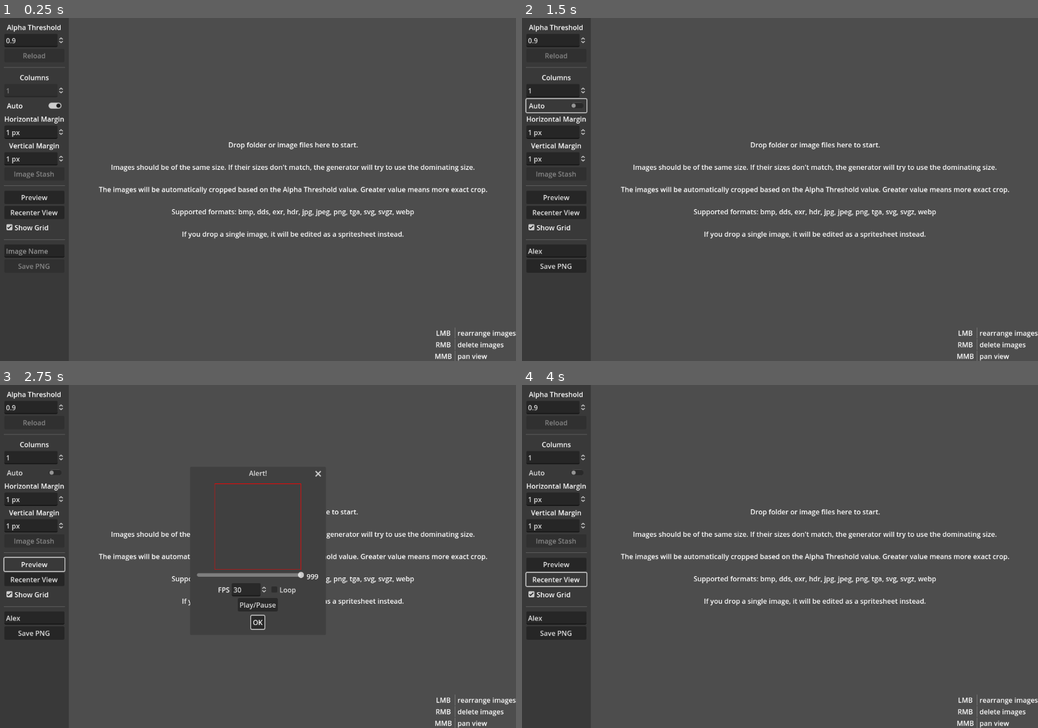
Above: before the commit, frames 1-4 (two rows, left to right).
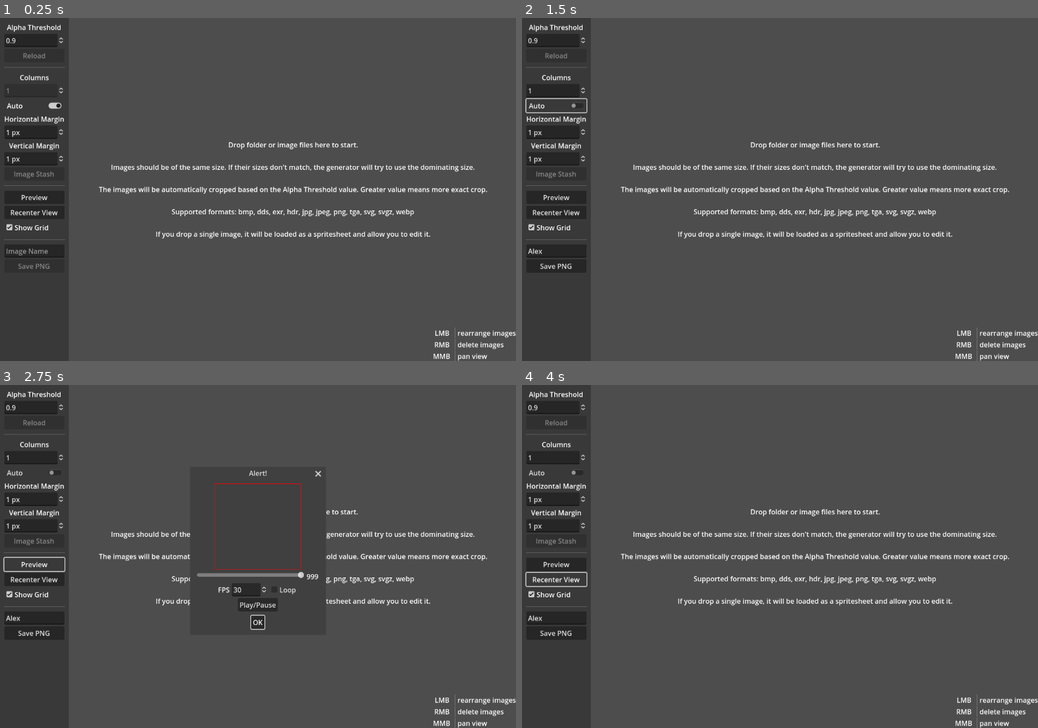
Above: after the commit, the same moments.

Repository: KoBeWi/Godot-Spritesheet-Generator
Game: Godot game, scene res://Source/Main.tscn
Same seed, same stepped clock (60 frames per second), same inputs: the game is played once before the commit and once after it.
Inputs (mouse positions are in pixels of both pictures, inside the frame that each line leads up to):
- Up to frame 1 (0.25 s): no input
- Up to frame 2 (1.5 s): click (558, 251) at 0.52 s; type "Alex" at 0.6 s; click "Auto" at 1.25 s
- Up to frame 3 (2.75 s): click "Preview" at 2 s
- Up to frame 4 (4 s): click "OK" at 2.75 s; click "Recenter View" at 3.5 s

The runs differ from the first frame. In frame 1, 0.6% of the frame differs, in the area x 30-88%, y 62-100%; in frame 2, 0.6%; in frame 3, 0.4%; in frame 4, 0.6%.

Commit message:
Make swapping optional

Diff:
--- a/Source/Main.tscn
+++ b/Source/Main.tscn
@@ -11,6 +11,17 @@
 content_margin_right = 10.0
 content_margin_bottom = 10.0
 bg_color = Color(0, 0, 0, 0.25098)
+
+[sub_resource type="GDScript" id="GDScript_dtuo0"]
+resource_name = "DragHint"
+script/source = "extends HBoxContainer
+
+func _notification(what: int) -> void:
+	if what == NOTIFICATION_DRAG_BEGIN:
+		show()
+	elif what == NOTIFICATION_DRAG_END:
+		hide()
+"
 
 [sub_resource type="StyleBoxTexture" id="StyleBoxTexture_kjgn5"]
 texture = ExtResource("1_wvj2f")
@@ -158,7 +169,7 @@
 
 Supported formats: %s
 
-If you drop a single image, it will be edited as a spritesheet instead."
+If you drop a single image, it will be loaded as a spritesheet and allow you to edit it."
 horizontal_alignment = 1
 vertical_alignment = 1
 
@@ -189,52 +200,75 @@
 theme_override_constants/v_separation = 0
 columns = 3
 
-[node name="GridContainer" type="GridContainer" parent="SpritesheetView"]
+[node name="VBoxContainer" type="VBoxContainer" parent="SpritesheetView"]
 anchors_preset = 3
 anchor_left = 1.0
 anchor_top = 1.0
 anchor_right = 1.0
 anchor_bottom = 1.0
-offset_left = -40.0
-offset_top = -40.0
+offset_left = -196.0
+offset_top = -104.0
 grow_horizontal = 0
 grow_vertical = 0
 mouse_filter = 2
-columns = 3
-
-[node name="Label" type="Label" parent="SpritesheetView/GridContainer"]
+alignment = 2
+
+[node name="DragHint" type="HBoxContainer" parent="SpritesheetView/VBoxContainer"]
+unique_name_in_owner = true
+visible = false
+layout_mode = 2
+script = SubResource("GDScript_dtuo0")
+
+[node name="Label" type="Label" parent="SpritesheetView/VBoxContainer/DragHint"]
+layout_mode = 2
+size_flags_horizontal = 10
+text = "Hold Shift to swap"
+
+[node name="HBoxContainer" type="HBoxContainer" parent="SpritesheetView/VBoxContainer"]
+layout_mode = 2
+
+[node name="Label" type="Label" parent="SpritesheetView/VBoxContainer/HBoxContainer"]
+custom_minimum_size = Vector2(48, 0)
 layout_mode = 2
 text = "LMB"
 horizontal_alignment = 1
 
-[node name="VSeparator" type="VSeparator" parent="SpritesheetView/GridContainer"]
-layout_mode = 2
-
-[node name="Label2" type="Label" parent="SpritesheetView/GridContainer"]
+[node name="VSeparator" type="VSeparator" parent="SpritesheetView/VBoxContainer/HBoxContainer"]
+layout_mode = 2
+
+[node name="Label2" type="Label" parent="SpritesheetView/VBoxContainer/HBoxContainer"]
 layout_mode = 2
 text = "rearrange images"
 
-[node name="Label3" type="Label" parent="SpritesheetView/GridContainer"]
+[node name="HBoxContainer2" type="HBoxContainer" parent="SpritesheetView/VBoxContainer"]
+layout_mode = 2
+
+[node name="Label" type="Label" parent="SpritesheetView/VBoxContainer/HBoxContainer2"]
+custom_minimum_size = Vector2(48, 0)
 layout_mode = 2
 text = "RMB"
 horizontal_alignment = 1
 
-[node name="VSeparator2" type="VSeparator" parent="SpritesheetView/GridContainer"]
-layout_mode = 2
-
-[node name="Label4" type="Label" parent="SpritesheetView/GridContainer"]
+[node name="VSeparator" type="VSeparator" parent="SpritesheetView/VBoxContainer/HBoxContainer2"]
+layout_mode = 2
+
+[node name="Label2" type="Label" parent="SpritesheetView/VBoxContainer/HBoxContainer2"]
 layout_mode = 2
 text = "delete images"
 
-[node name="Label5" type="Label" parent="SpritesheetView/GridContainer"]
+[node name="HBoxContainer3" type="HBoxContainer" parent="SpritesheetView/VBoxContainer"]
+layout_mode = 2
+
+[node name="Label" type="Label" parent="SpritesheetView/VBoxContainer/HBoxContainer3"]
+custom_minimum_size = Vector2(48, 0)
 layout_mode = 2
 text = "MMB"
 horizontal_alignment = 1
 
-[node name="VSeparator3" type="VSeparator" parent="SpritesheetView/GridContainer"]
-layout_mode = 2
-
-[node name="Label6" type="Label" parent="SpritesheetView/GridContainer"]
+[node name="VSeparator" type="VSeparator" parent="SpritesheetView/VBoxContainer/HBoxContainer3"]
+layout_mode = 2
+
+[node name="Label2" type="Label" parent="SpritesheetView/VBoxContainer/HBoxContainer3"]
 layout_mode = 2
 text = "pan view"
 
--- a/Source/SpritesheetFrame.gd
+++ b/Source/SpritesheetFrame.gd
@@ -47,7 +47,8 @@
 
 func _drop_data(p: Vector2, data) -> void:
 	var index = get_index()
-	#get_parent().move_child(self, data.node.get_index())
+	if Input.is_key_pressed(KEY_SHIFT):
+		get_parent().move_child(self, data.node.get_index())
 	get_parent().move_child(data.node, index)
 	get_tree().current_scene.refresh_grid()
 
--- a/project.godot
+++ b/project.godot
@@ -31,7 +31,7 @@
 
 [editor_plugins]
 
-enabled=PackedStringArray("res://addons/SpritesheetGenerator/plugin.cfg")
+enabled=PackedStringArray()
 
 [rendering]
 
Not shown: 1 places in Source/Main.tscn that only renumber resources
